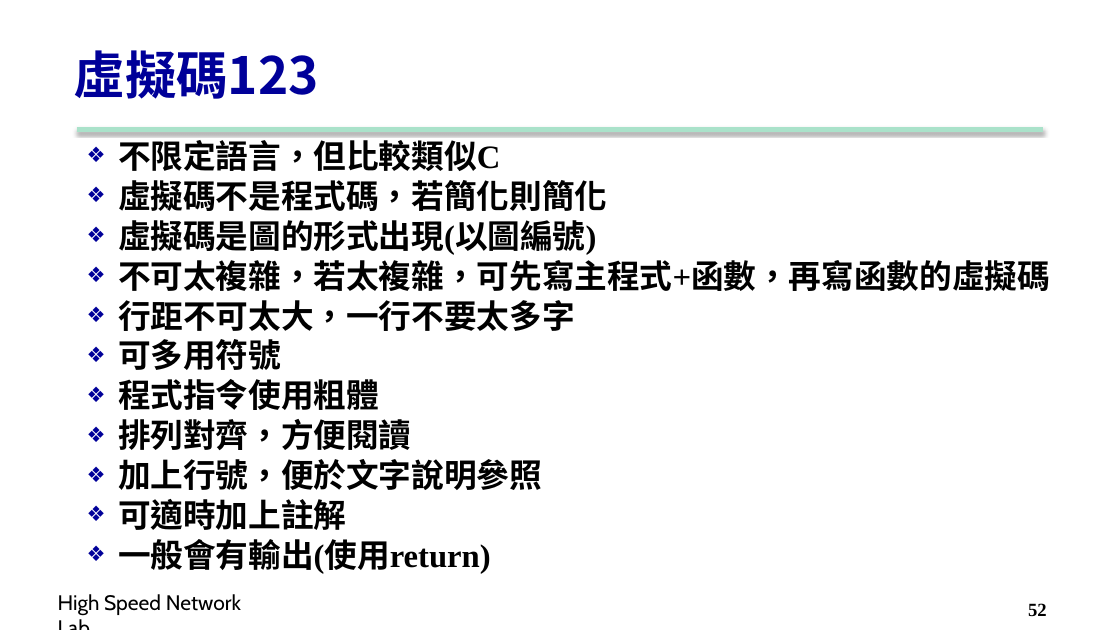
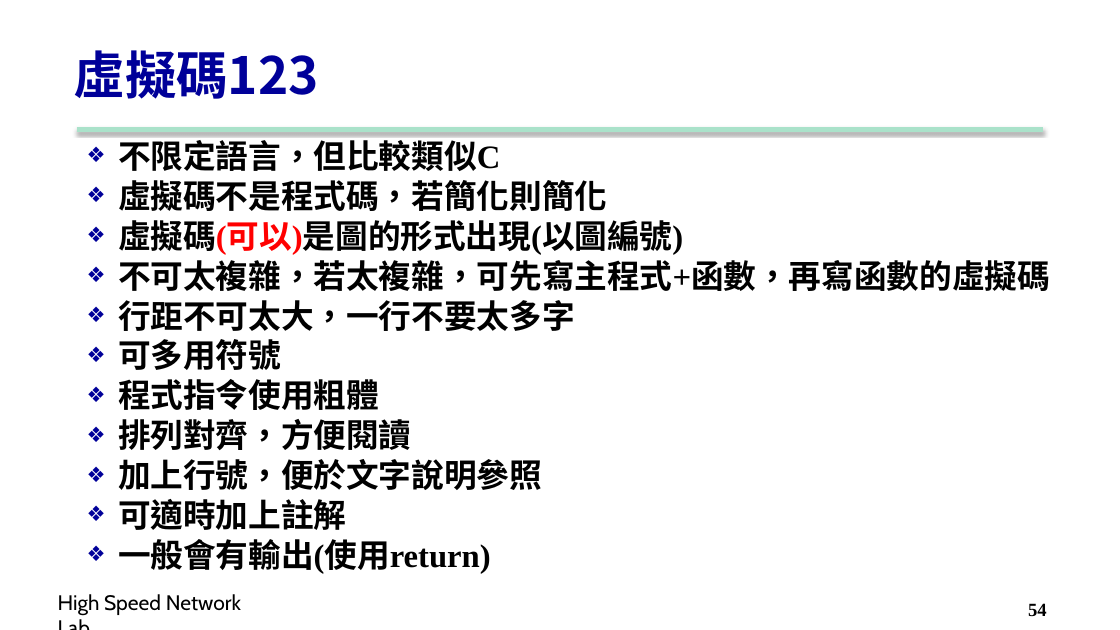
Before and after one commit to carina419/NTUST, a slide deck: slide 54 of MI5014701 科技研究與論文寫作 Technology Research and Thesis Writing/5. Notation-Algorithm.pptx (slide 52 before the commit). Drawn at 1120x630 pixels with LibreOffice and Linux fonts; fonts in the diff are those of the drawing; background and template pictures are left out. Boxes give left, top, right and bottom in pixels: in the first picture for what was removed or moved away, otherwise in the second. Text is boxed around its words. In the diff, an @@ line names an element or a change of style, - is before the commit and + after.

```diff
--- a/MI5014701 科技研究與論文寫作 Technology Research and Thesis Writing/5. Notation-Algorithm.pptx
+++ b/MI5014701 科技研究與論文寫作 Technology Research and Thesis Writing/5. Notation-Algorithm.pptx
@@ text at (x1=118, y1=220, x2=683, y2=255): text changed @@
-❖ 虛擬碼是圖的形式出現(以圖編號)
+❖ 虛擬碼(可以)是圖的形式出現(以圖編號)
@@ page number at (x1=1028, y1=603, x2=1047, y2=616): text changed @@
-52
+54
```
Also in this commit, not shown: 6 other slides changed, 3 slides added, 15 other files.
